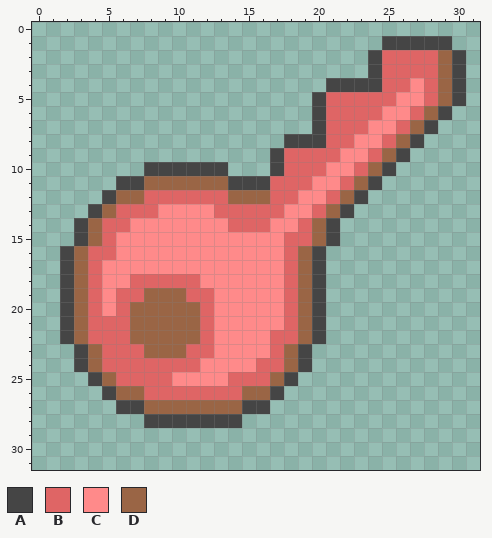
Pixel-art sprite -- assets/textures/item/1.png. The picture above is the old version.
The file is 32x32 pixels.
Palette (. is transparent): A #454545  B #df6565  C #ff8a8a  D #9a6545
Once edited:
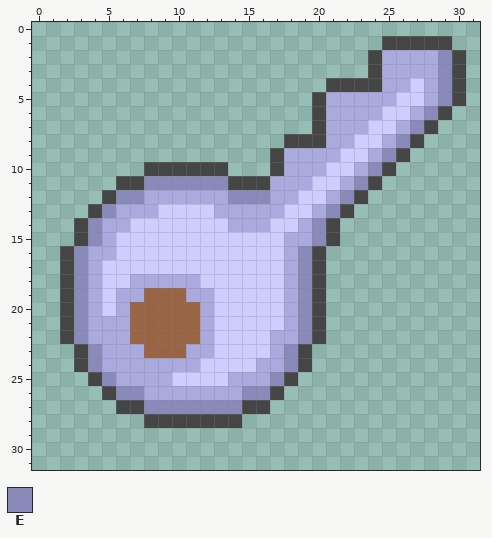
Colours new in this view: E #8a8aba
Edits made:
{"colour":"B","old":"#df6565","new":"#aaaade"}
{"colour":"C","old":"#ff8a8a","new":"#cecefe"}
{"y":2,"x":29,"old":"D","new":"E"}
{"y":3,"x":29,"old":"D","new":"E"}
{"y":4,"x":29,"old":"D","new":"E"}
{"y":5,"x":29,"old":"D","new":"E"}
{"y":6,"x":28,"old":"D","new":"E"}
{"y":7,"x":27,"old":"D","new":"E"}
{"y":8,"x":26,"old":"D","new":"E"}
{"y":9,"x":25,"old":"D","new":"E"}
{"y":10,"x":24,"old":"D","new":"E"}
{"y":11,"x":8,"old":"DDDDDD","new":"EEEEEE"}
{"y":11,"x":23,"old":"D","new":"E"}
{"y":12,"x":6,"old":"DD","new":"EE"}
{"y":12,"x":14,"old":"DDD","new":"EEE"}
{"y":12,"x":22,"old":"D","new":"E"}
{"y":13,"x":5,"old":"D","new":"E"}
{"y":13,"x":21,"old":"D","new":"E"}
{"y":14,"x":4,"old":"D","new":"E"}
{"y":14,"x":20,"old":"D","new":"E"}
{"y":15,"x":4,"old":"D","new":"E"}
{"y":15,"x":20,"old":"D","new":"E"}
{"y":16,"x":3,"old":"D","new":"E"}
{"y":16,"x":19,"old":"D","new":"E"}
{"y":17,"x":3,"old":"D","new":"E"}
{"y":17,"x":19,"old":"D","new":"E"}
{"y":18,"x":3,"old":"D","new":"E"}
{"y":18,"x":19,"old":"D","new":"E"}
{"y":19,"x":3,"old":"D","new":"E"}
{"y":19,"x":19,"old":"D","new":"E"}
{"y":20,"x":3,"old":"D","new":"E"}
{"y":20,"x":19,"old":"D","new":"E"}
{"y":21,"x":3,"old":"D","new":"E"}
{"y":21,"x":19,"old":"D","new":"E"}
{"y":22,"x":3,"old":"D","new":"E"}
{"y":22,"x":19,"old":"D","new":"E"}
{"y":23,"x":4,"old":"D","new":"E"}
{"y":23,"x":18,"old":"D","new":"E"}
{"y":24,"x":4,"old":"D","new":"E"}
{"y":24,"x":18,"old":"D","new":"E"}
{"y":25,"x":5,"old":"D","new":"E"}
{"y":25,"x":17,"old":"D","new":"E"}
{"y":26,"x":6,"old":"DD","new":"EE"}
{"y":26,"x":15,"old":"DD","new":"EE"}
{"y":27,"x":8,"old":"DDDDDDD","new":"EEEEEEE"}
{"label":"changed","picture_box":[74,50,452,414]}
